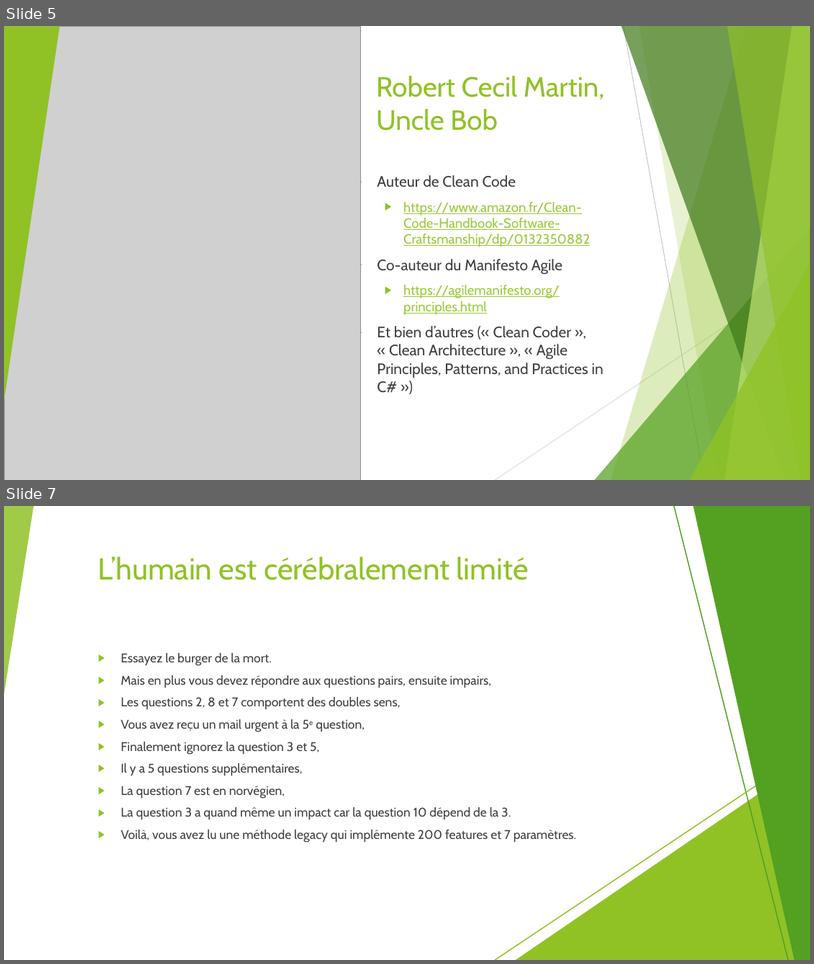
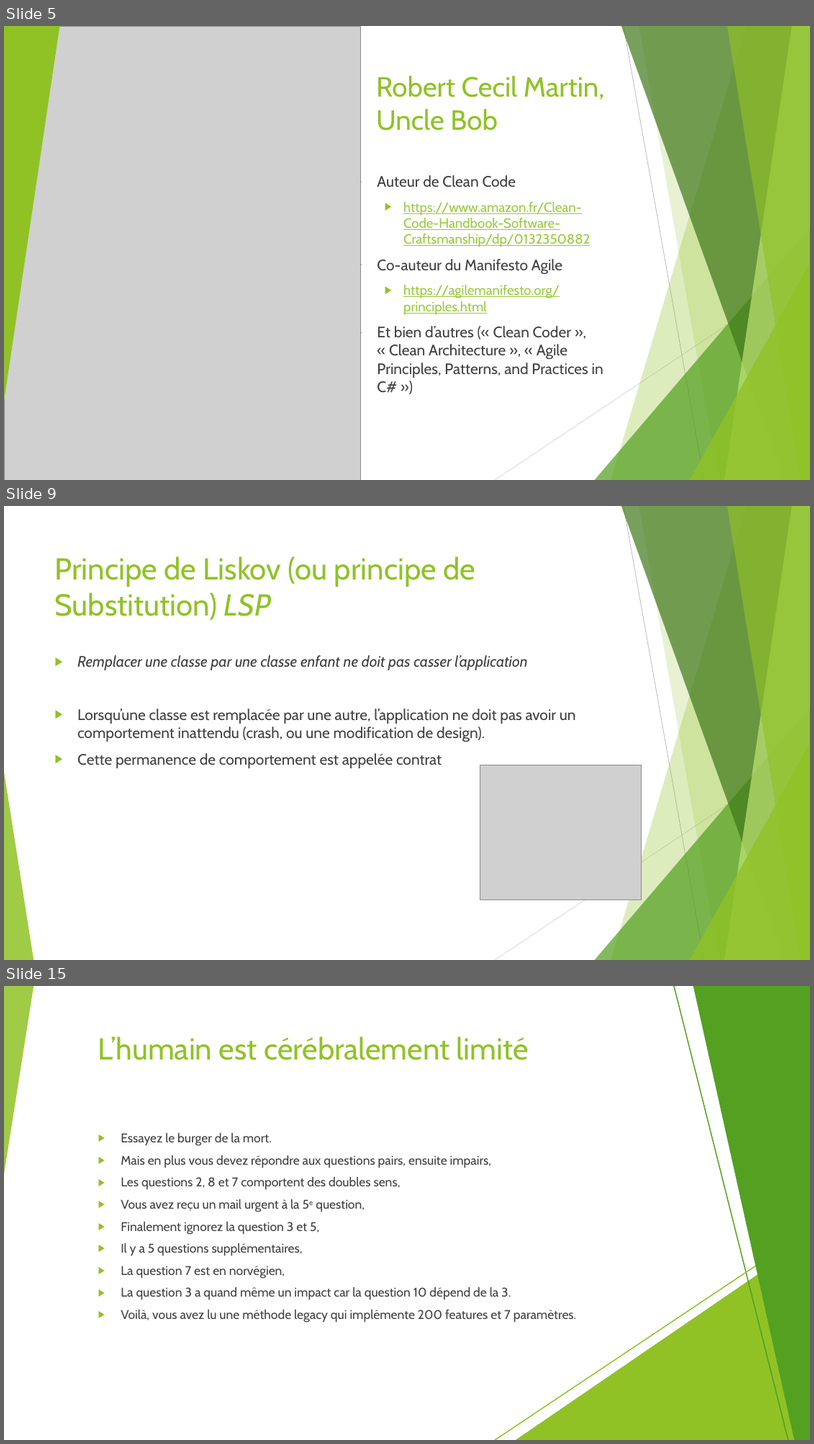
Before and after one commit to worming004/SimpleIsNotEasy, a slide deck: PPT/Easy != Simple.pptx. Shown one above the other, each under a label of ours: slides 5 and 7 before the commit, slides 5, 9 and 15 after it; the slides between them are not shown. The pictures are 814x964 and 814x1444 pixels, drawn with LibreOffice and Linux fonts; fonts in the diff are those of the drawing; grey boxes stand for pictures. Boxes give left, top, right and bottom in pixels: in the first picture for what was removed or moved away, otherwise in the second. Text is boxed around its words. In the diff, an @@ line names an element or a change of style, - is before the commit and + after.

Commit message:
réinsert principes SOLID

```diff
--- a/PPT/Easy != Simple.pptx
+++ b/PPT/Easy != Simple.pptx
@@ slide 9 added at <box>4,506,810,960</box>, background #FFFFFF; not listed: 10 template elements that a slide beside it also shows @@
@@ title added at <box>55,556,476,620</box>, 36 pt, text #90C226 @@
+Principe de Liskov (ou principe de Substitution) LSP
@@ text added at <box>77,655,576,768</box>, 18 pt, text #404040 @@
+▶ Remplacer une classe par une classe enfant ne doit pas casser l’application
+▶ Lorsqu’une classe est remplacée par une autre, l’application ne doit pas avoir un comportement inattendu (crash, ou une modification de design).
+▶ Cette permanence de comportement est appelée contrat
@@ picture added at <box>480,765,642,899</box> @@
@@ what was slide 7 is now slide 15 @@
```
Also in this commit, not shown: 12 slides changed, 7 other slides added, 15 other files.
